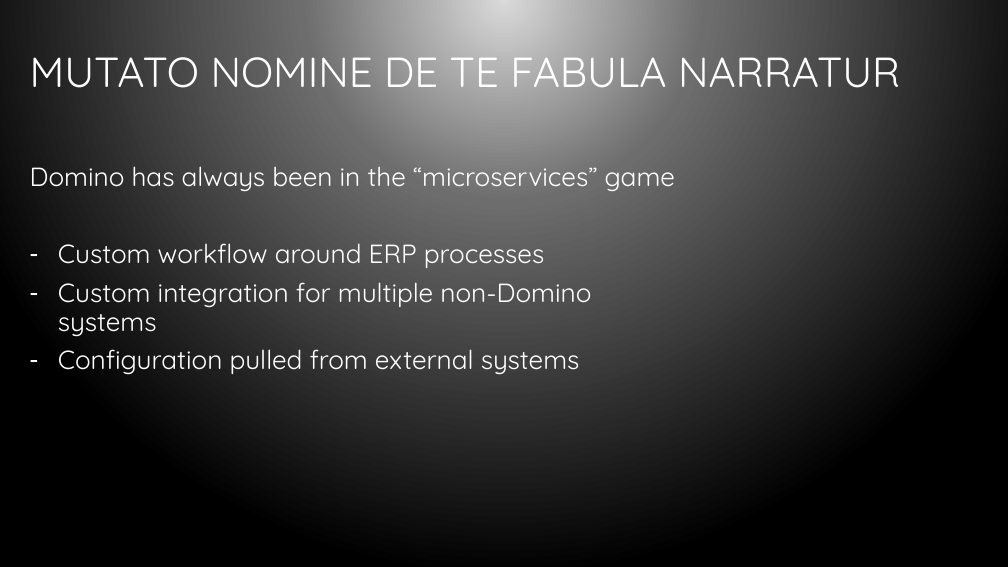
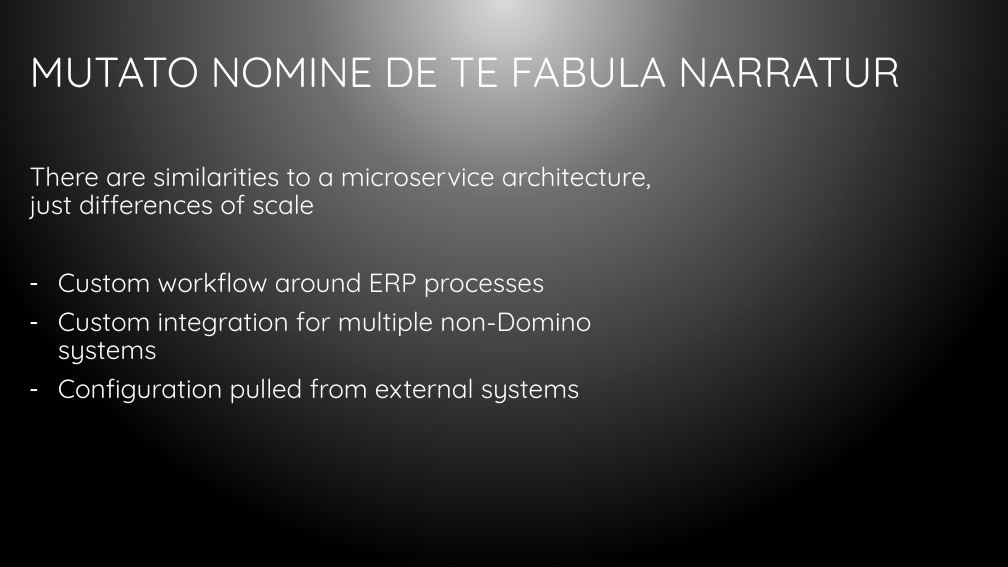
Before and after one commit to bleedingcode/domino-js-masterclass, a slide deck: slide 9 of presentation/8598 Domino and JS.pptx. Drawn at 1008x567 pixels with LibreOffice and Linux fonts; fonts in the diff are those of the drawing; background and template pictures are left out. Boxes give left, top, right and bottom in pixels: in the first picture for what was removed or moved away, otherwise in the second. Text is boxed around its words. In the diff, an @@ line names an element or a change of style, - is before the commit and + after.

```diff
--- a/presentation/8598 Domino and JS.pptx
+++ b/presentation/8598 Domino and JS.pptx
@@ text at [30,166,651,219]: text changed @@
-Domino has always been in the “microservices” game
+There are similarities to a microservice architecture, just differences of scale
```
Also in this commit, not shown: 6 other slides changed, 3 slides added, 2 other files.
